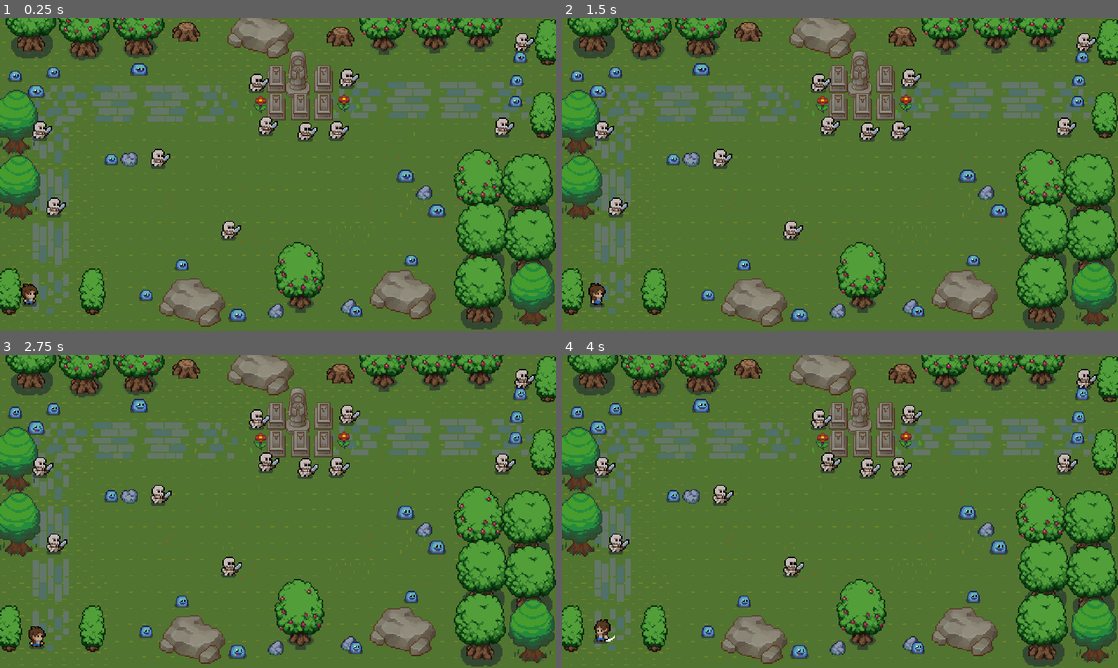
Above: before the commit, frames 1-4 (two rows, left to right).
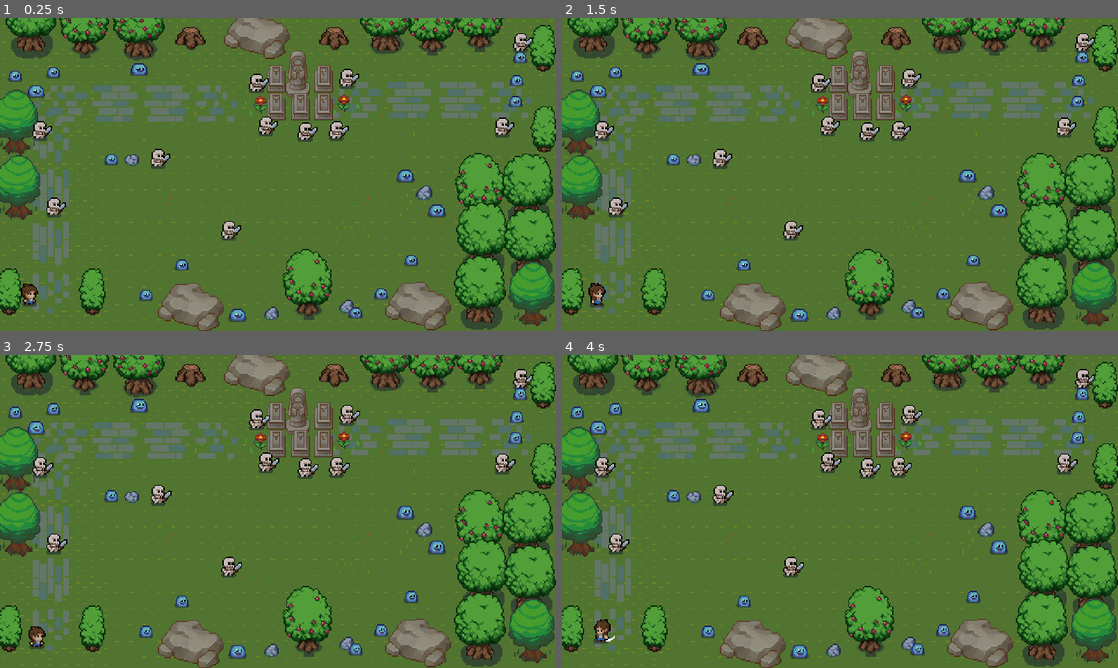
Above: after the commit, the same moments.

Repository: 0IUwUL/Crawlers-Of-The-Skeleton-Forest
Game: Godot game, scene res://First Floor.tscn
Two runs of this game, one before a commit and one after it. Both use one fixed random seed, a clock stepped at 60 frames per second and the inputs below. This scene is started directly instead of the project's main scene.
Inputs:
- Up to frame 1 (0.25 s): no input
- Up to frame 2 (1.5 s): hold Right (ui_right) 0.53-1.28 s; tap Space (Attack) at 0.6, 1.35 s; hold Down (ui_down) from 1.28 s (still down)
- Up to frame 3 (2.75 s): release Down (ui_down) at 2.03 s; hold Right (ui_right) from 2.03 s (still down); tap Space (Attack) at 2.1 s
- Up to frame 4 (4 s): release Right (ui_right) at 2.78 s; hold Up (ui_up) 2.78-3.53 s; tap Space (Attack) at 2.85, 3.6 s; hold Left (ui_left) from 3.53 s (still down)

The runs differ from the first frame. In frame 1, 9.0% of the frame differs, in the area x 10-100%, y 0-100%; in frame 2, 9.0%; in frame 3, 9.0%; in frame 4, 9.0%.

Commit message:
fix: change some items on first floow with collisions

Diff:
--- a/First Floor.tscn
+++ b/First Floor.tscn
@@ -10,20 +10,19 @@
 [ext_resource path="res://Assets/Map Layout/tilesets/grass.png" type="Texture" id=8]
 [ext_resource path="res://World/Tree.tscn" type="PackedScene" id=9]
 [ext_resource path="res://World/Tomb_Vertical.tscn" type="PackedScene" id=10]
-[ext_resource path="res://Assets/Items and objects/Tree2_wBerries.png" type="Texture" id=11]
+[ext_resource path="res://World/Tree1_WBerries.tscn" type="PackedScene" id=11]
 [ext_resource path="res://NPC/Skeleton.tscn" type="PackedScene" id=12]
 [ext_resource path="res://NPC/Slime.tscn" type="PackedScene" id=13]
-[ext_resource path="res://Assets/Items and objects/Big Rock.png" type="Texture" id=14]
-[ext_resource path="res://Assets/Items and objects/TallBush.png" type="Texture" id=15]
-[ext_resource path="res://Assets/Items and objects/Tree1_wBerries.png" type="Texture" id=16]
+[ext_resource path="res://World/Small_Rock2.tscn" type="PackedScene" id=14]
+[ext_resource path="res://World/Stump.tscn" type="PackedScene" id=15]
 [ext_resource path="res://Assets/Map Layout/Ground tileset/Stone-path-tileset-vertical.png" type="Texture" id=17]
 [ext_resource path="res://Assets/Map Layout/Flowers/Flower-3.png" type="Texture" id=18]
-[ext_resource path="res://Assets/Items and objects/SmallRock2.png" type="Texture" id=19]
 [ext_resource path="res://Assets/Items and objects/SmallRock3.png" type="Texture" id=20]
 [ext_resource path="res://Assets/Items and objects/Tomb Horizontal.png" type="Texture" id=21]
-[ext_resource path="res://Assets/Items and objects/LargeStump.png" type="Texture" id=22]
 [ext_resource path="res://Assets/Map Layout/Ground tileset/Stone-path-tileset-horizontal.png" type="Texture" id=23]
 [ext_resource path="res://Assets/Map Layout/Ground tileset/Earth-tileset.png" type="Texture" id=24]
+[ext_resource path="res://World/Big_Rock.tscn" type="PackedScene" id=25]
+[ext_resource path="res://World/SmallRock3.tscn" type="PackedScene" id=26]
 
 [sub_resource type="TileSet" id=2]
 0/name = "Dark-grass-tileset.png 0"
@@ -156,42 +155,23 @@
 [node name="Slime15" parent="YSort" instance=ExtResource( 13 )]
 position = Vector2( 16, -4 )
 
-[node name="BigRock2" type="Sprite" parent="YSort"]
-position = Vector2( 64, 199 )
-texture = ExtResource( 14 )
-
-[node name="BigRock" type="Sprite" parent="YSort"]
-position = Vector2( 246, 192 )
-texture = ExtResource( 14 )
+[node name="Big_Rock" parent="YSort" instance=ExtResource( 25 )]
+position = Vector2( 63, 203 )
+
+[node name="Big_Rock2" parent="YSort" instance=ExtResource( 25 )]
+position = Vector2( 259, 202 )
 
 [node name="Flower-3" type="Sprite" parent="YSort"]
 position = Vector2( 121, 30 )
 texture = ExtResource( 18 )
 
-[node name="Tree2WBerries2" type="Sprite" parent="YSort"]
-position = Vector2( 155, 176 )
-texture = ExtResource( 11 )
+[node name="Tree2_WBerries2" parent="YSort" instance=ExtResource( 4 )]
+position = Vector2( 162, 182 )
 
 [node name="Flower-4" type="Sprite" parent="YSort"]
 position = Vector2( 193, 29 )
 texture = ExtResource( 18 )
 
-[node name="Tree1WBerries" type="Sprite" parent="YSort"]
-position = Vector2( -31, -39 )
-texture = ExtResource( 16 )
-
-[node name="Tree1WBerries2" type="Sprite" parent="YSort"]
-position = Vector2( 16, -41 )
-texture = ExtResource( 16 )
-
-[node name="TallBush3" type="Sprite" parent="YSort"]
-position = Vector2( 368, -25 )
-texture = ExtResource( 15 )
-
-[node name="TallBush4" type="Sprite" parent="YSort"]
-position = Vector2( 364, 38 )
-texture = ExtResource( 15 )
-
 [node name="Skeleton7" parent="YSort" instance=ExtResource( 12 )]
 position = Vector2( 330, 53 )
 
@@ -306,17 +286,11 @@
 position = Vector2( 263, 106 )
 texture = ExtResource( 20 )
 
-[node name="Tree2WBerries" type="Sprite" parent="YSort"]
-position = Vector2( 310, 96 )
-texture = ExtResource( 11 )
-
-[node name="SmallRock4" type="Sprite" parent="YSort"]
-position = Vector2( 198, 204 )
-texture = ExtResource( 20 )
-
-[node name="SmallRock5" type="Sprite" parent="YSort"]
-position = Vector2( 135, 208 )
-texture = ExtResource( 20 )
+[node name="SmallRock6" parent="YSort" instance=ExtResource( 26 )]
+position = Vector2( 131, 210 )
+
+[node name="SmallRock7" parent="YSort" instance=ExtResource( 26 )]
+position = Vector2( 196, 204 )
 
 [node name="Skeleton6" parent="YSort" instance=ExtResource( 12 )]
 position = Vector2( 33, 80 )
@@ -332,14 +306,6 @@
 [node name="Skeleton8" parent="YSort" instance=ExtResource( 12 )]
 position = Vector2( 347, -20 )
 
-[node name="Tree2WBerries3" type="Sprite" parent="YSort"]
-position = Vector2( 227, -47 )
-texture = ExtResource( 11 )
-
-[node name="Tree2WBerries4" type="Sprite" parent="YSort"]
-position = Vector2( 271, -48 )
-texture = ExtResource( 11 )
-
 [node name="Skeleton10" parent="YSort" instance=ExtResource( 12 )]
 position = Vector2( -57, 122 )
 
@@ -352,18 +318,35 @@
 [node name="Skeleton11" parent="YSort" instance=ExtResource( 12 )]
 position = Vector2( -69, 56 )
 
-[node name="BigRock3" type="Sprite" parent="YSort"]
-position = Vector2( 123, -33 )
-texture = ExtResource( 14 )
-
-[node name="LargeStump" type="Sprite" parent="YSort"]
-position = Vector2( 57, -36 )
-texture = ExtResource( 22 )
-
-[node name="LargeStump2" type="Sprite" parent="YSort"]
-position = Vector2( 190, -32 )
-texture = ExtResource( 22 )
-
-[node name="SmallRock2" type="Sprite" parent="YSort"]
-position = Vector2( 8, 78 )
-texture = ExtResource( 19 )
+[node name="Tree2_WBerries3" parent="YSort" instance=ExtResource( 4 )]
+position = Vector2( 311, 99 )
+
+[node name="TallBush3" parent="YSort" instance=ExtResource( 1 )]
+position = Vector2( 364, -20 )
+
+[node name="Tree1_WBerries" parent="YSort" instance=ExtResource( 11 )]
+position = Vector2( 229, -44 )
+
+[node name="Tree2_WBerries4" parent="YSort" instance=ExtResource( 4 )]
+position = Vector2( 269, -46 )
+
+[node name="Stump" parent="YSort" instance=ExtResource( 15 )]
+position = Vector2( 183, -27 )
+
+[node name="TallBush4" parent="YSort" instance=ExtResource( 1 )]
+position = Vector2( 365, 50 )
+
+[node name="Stump" parent="." instance=ExtResource( 15 )]
+position = Vector2( 59, -27 )
+
+[node name="Big_Rock" parent="." instance=ExtResource( 25 )]
+position = Vector2( 120, -32 )
+
+[node name="Tree1_WBerries" parent="." instance=ExtResource( 11 )]
+position = Vector2( 16, -39 )
+
+[node name="Tree2_WBerries" parent="." instance=ExtResource( 4 )]
+position = Vector2( -31, -44 )
+
+[node name="Small_Rock2" parent="." instance=ExtResource( 14 )]
+position = Vector2( 10, 78 )
--- a/World/Stump.tscn
+++ b/World/Stump.tscn
@@ -3,7 +3,8 @@
 [ext_resource path="res://Assets/Items and objects/logs.png" type="Texture" id=1]
 
 [sub_resource type="CapsuleShape2D" id=1]
-height = 16.0
+radius = 7.00003
+height = 5.99995
 
 [node name="Stump" type="StaticBody2D"]
 
@@ -11,14 +12,14 @@
 hframes = 3
 
 [node name="Logs" type="Sprite" parent="Sprite"]
-position = Vector2( 0, 1 )
-scale = Vector2( 2.5, 2.08824 )
+position = Vector2( 0, 4.76837e-07 )
+scale = Vector2( 1.4375, 1.27941 )
 texture = ExtResource( 1 )
 hframes = 3
 vframes = 5
 frame = 5
 
 [node name="CollisionShape2D" type="CollisionShape2D" parent="."]
-position = Vector2( 3, -2 )
+position = Vector2( 2, -2 )
 rotation = -1.5708
 shape = SubResource( 1 )
Not shown: 1 places in First Floor.tscn that only renumber resources
